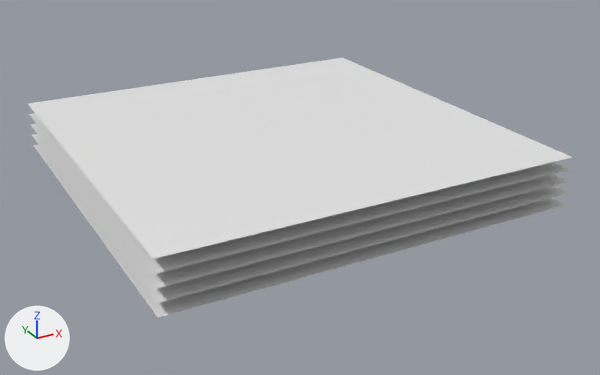
One commit to the OBJ model models/concat.obj: the scene before it, then after it.
Both versions are drawn from a camera (50 mm lens) standing at (-8.93, -17.45, 9.17) and looking at (0.34, -0.61, 0.75). Every picture has the same lights, and +X, +Y and +Z are marked at lower left. Where no turn or scale is listed for an object, it has been applied to the vertices.

Names of what the first picture shows: 'concat'.
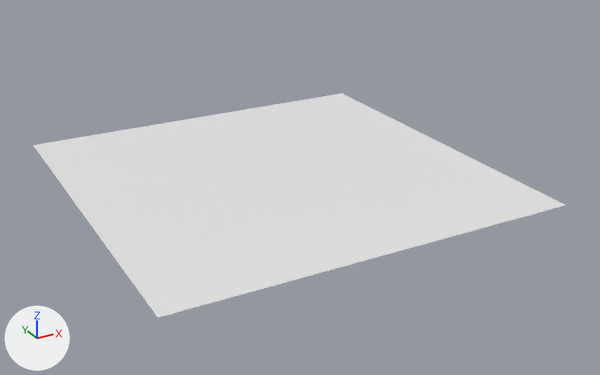
What differs and where, as boxes [x1, y1, x2, y2] in the pictures (600 x 375 px):
'concat', reshaped (13% shorter)
    before: [28, 58, 572, 318]
    after: [33, 93, 565, 318]
part 1 of me_concat, deleted
    before: [31, 124, 569, 289]
part 2 of me_concat, deleted
    before: [28, 58, 572, 259]
part 3 of me_concat, deleted
    before: [32, 134, 567, 303]
part 4 of me_concat, deleted
    before: [29, 113, 571, 274]

Patch to the scene script:
```diff
--- a/models/concat.obj.py
+++ b/models/concat.obj.py
@@ me_concat @@
 me_concat.from_pydata(...)  # 16625 vertices, 31960 faces; spans x -5.0..5.0, y -5.0..5.0, z 1.0..2.2
 # used by ob_concat; location = (0.0, 0.0, 0.0)
+# me_concat part 1: the loose piece of 3325 vertices spanning x -5.0..5.0, y -5.0..5.0, z 1.6 is deleted
+# me_concat part 2: the loose piece of 3325 vertices spanning x -5.0..5.0, y -5.0..5.0, z 2.2 is deleted
+# me_concat part 3: the loose piece of 3325 vertices spanning x -5.0..5.0, y -5.0..5.0, z 1.3 is deleted
+# me_concat part 4: the loose piece of 3325 vertices spanning x -5.0..5.0, y -5.0..5.0, z 1.9 is deleted
```
